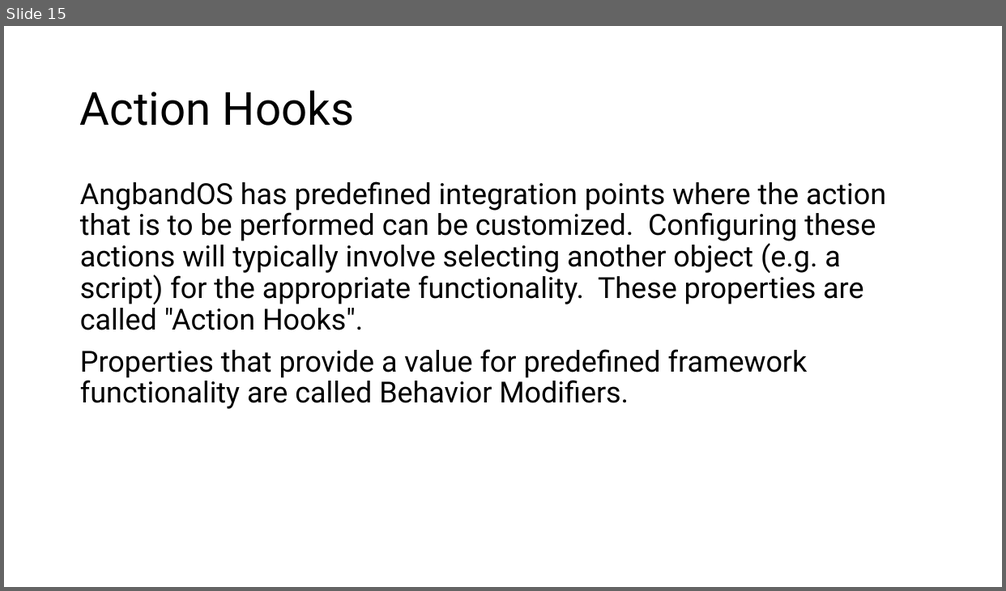
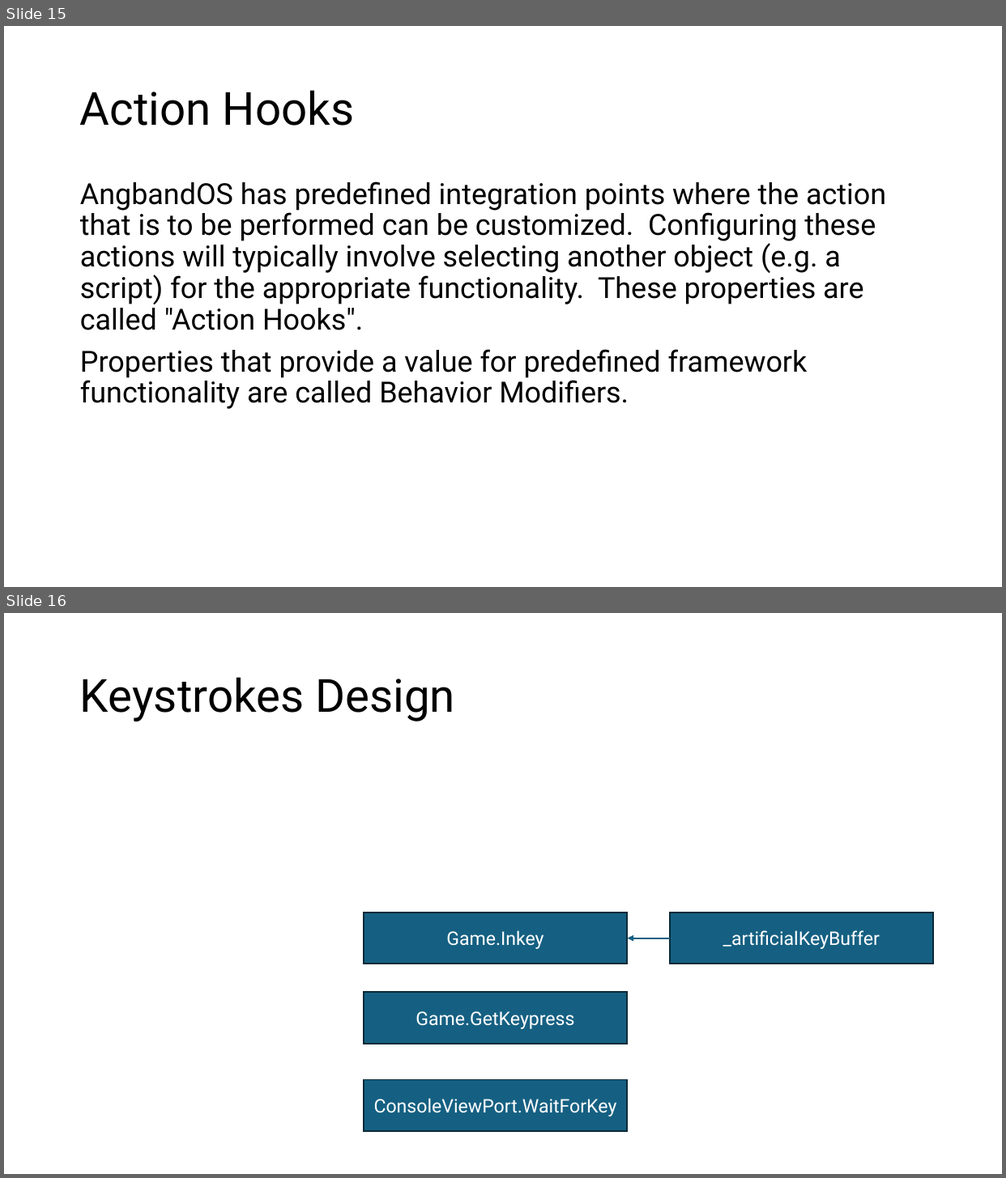
Before and after one commit to marcjohnston/AngbandOS, a slide deck: Documents/Object Property Design and Binding.pptx. Shown one above the other, each under a label of ours: slide 15 before the commit, slides 15 and 16 after it. The pictures are 1006x591 and 1006x1178 pixels, drawn with LibreOffice and Linux fonts; fonts in the diff are those of the drawing. Boxes give left, top, right and bottom in pixels: in the first picture for what was removed or moved away, otherwise in the second. Text is boxed around its words. In the diff, an @@ line names an element or a change of style, - is before the commit and + after.

```diff
--- a/Documents/Object Property Design and Binding.pptx
+++ b/Documents/Object Property Design and Binding.pptx
@@ slide 16 added at [4, 613, 1002, 1174], background #FFFFFF @@
@@ title added at [80, 677, 455, 722], 44 pt, text #000000 @@
+Keystrokes Design
@@ rectangle added at [364, 913, 627, 964], fill #156082, outline #092A39 1.5 pt, 18 pt, text #FFFFFF @@
+Game.Inkey
@@ rectangle added at [670, 913, 933, 964], fill #156082, outline #092A39 1.5 pt, 18 pt, text #FFFFFF @@
+_artificialKeyBuffer
@@ arrow added from (670, 939) to (628, 939), #156082 1.5 pt @@
@@ rectangle added at [364, 993, 627, 1044], fill #156082, outline #092A39 1.5 pt, 18 pt, text #FFFFFF @@
+Game.GetKeypress
@@ rectangle added at [364, 1080, 627, 1131], fill #156082, outline #092A39 1.5 pt, 18 pt, text #FFFFFF @@
+ConsoleViewPort.WaitForKey
```
Also in this commit, not shown: 1 other file.
